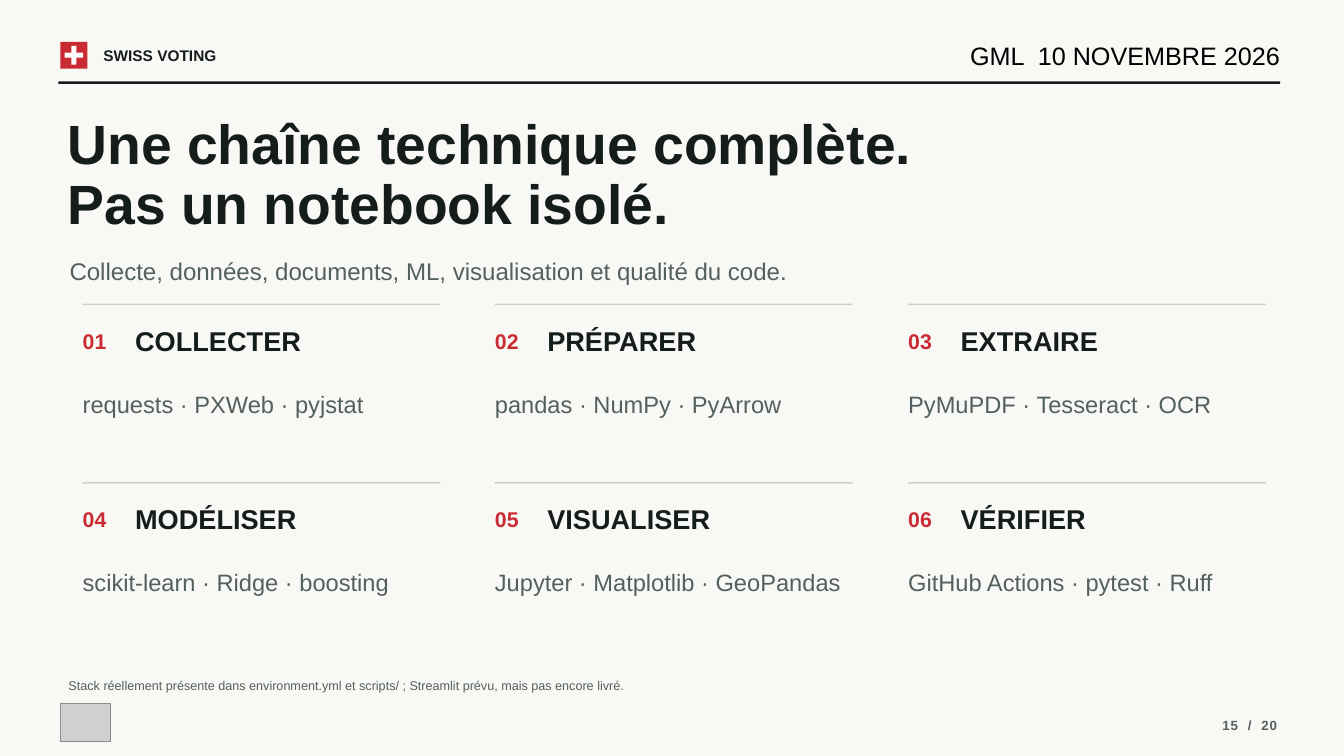
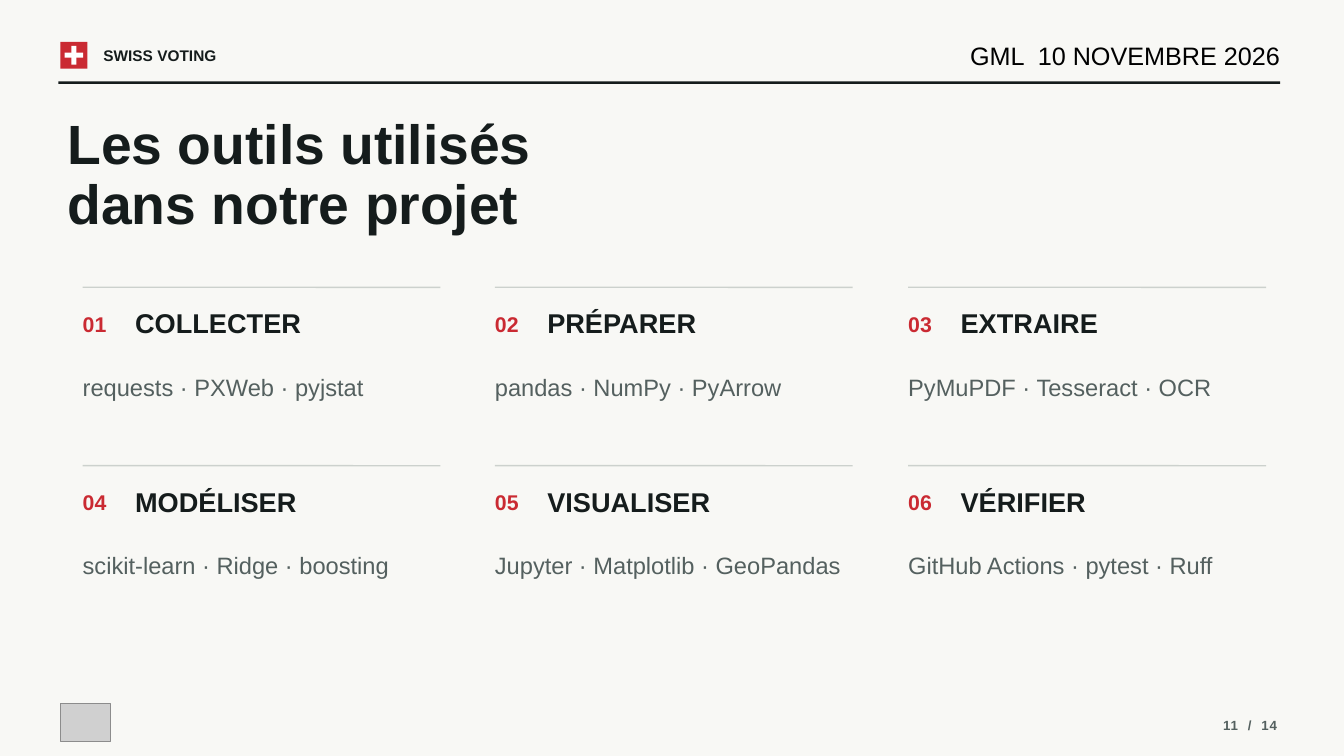
Before and after one commit to VictorGTheCoder/GML-Swiss-Voting, a slide deck: slide 11 of presentation/GML_Presentation.pptx (slide 15 before the commit). Drawn at 1344x756 pixels with LibreOffice and Linux fonts; fonts in the diff are those of the drawing; grey boxes stand for pictures. Boxes give left, top, right and bottom in pixels: in the first picture for what was removed or moved away, otherwise in the second. Text is boxed around its words. In the diff, an @@ line names an element or a change of style, - is before the commit and + after.

```diff
--- a/presentation/GML_Presentation.pptx
+++ b/presentation/GML_Presentation.pptx
@@ text at (68,123,530,234): text changed @@
-Une chaîne technique complète.
-Pas un notebook isolé.
+Les outils utilisés
+dans notre projet
@@ text removed at (70,262,787,285) @@
-Collecte, données, documents, ML, visualisation et qualité du code.
@@ 12 texts, 6 lines: place and size @@
-12 texts, 6 lines at (83,304,1266,530)
+12 texts, 6 lines at (83,287,1266,513)
@@ 6 texts: place and size @@
-6 texts at (83,329,1213,596)
+6 texts at (83,312,1213,579)
@@ text removed at (68,680,624,693) @@
-Stack réellement présente dans environment.yml et scripts/ ; Streamlit prévu, mais pas encore livré.
@@ text at (1223,721,1277,730): text changed @@
-15 / 20
+11 / 14
```
Also in this commit, not shown: 12 other slides changed, 7 slides removed, 1 other file.
